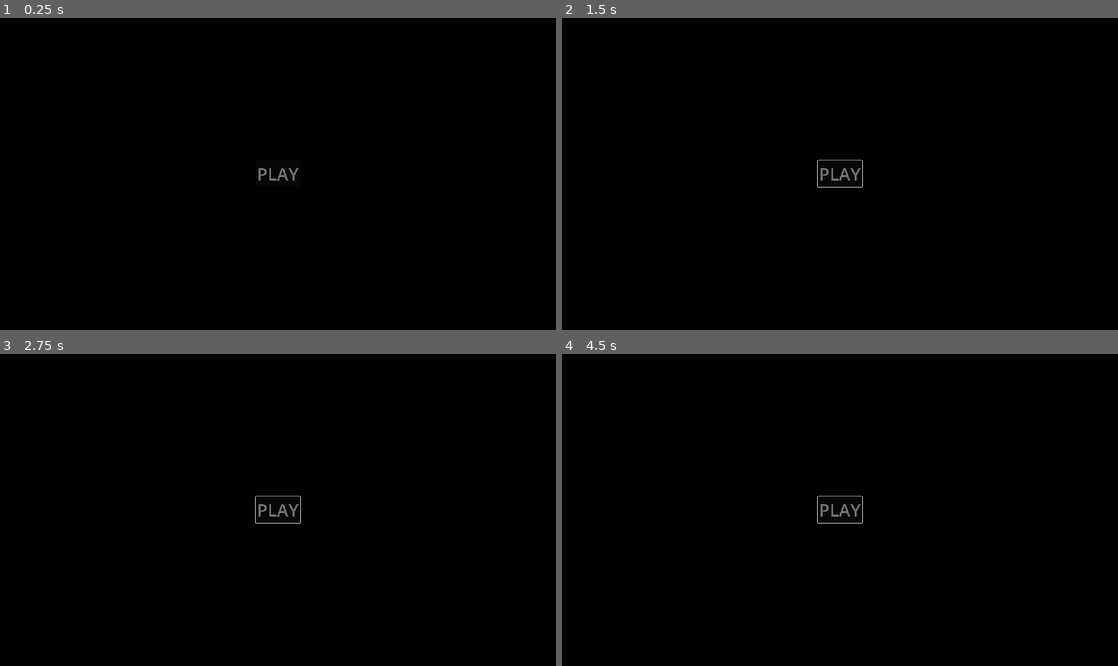
Above: before the commit, frames 1-4 (two rows, left to right).
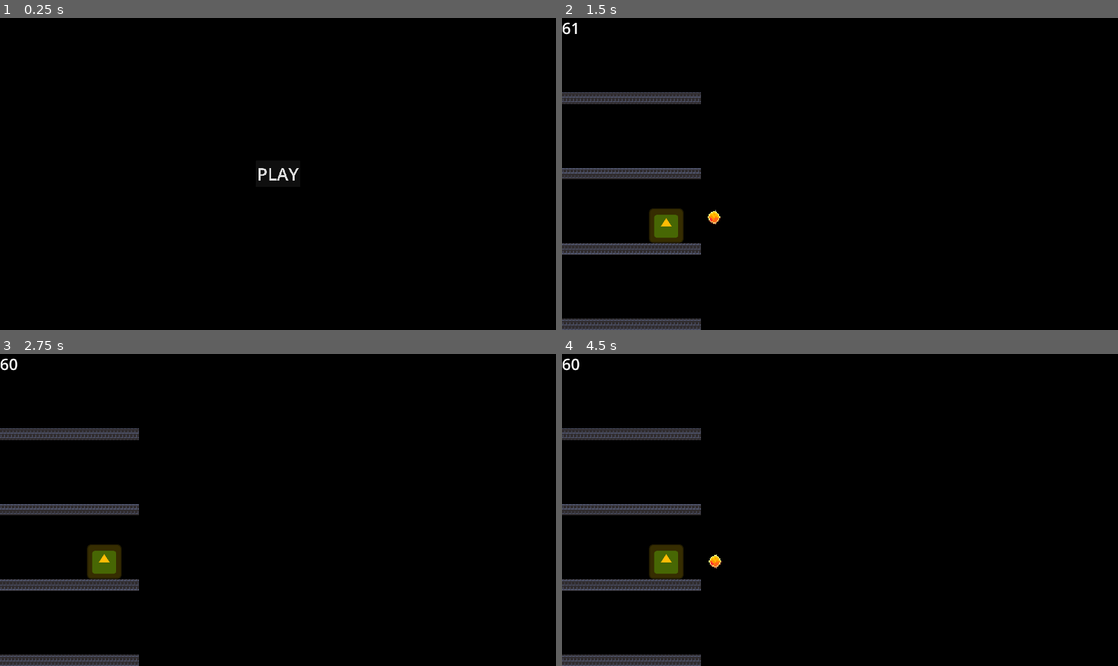
Above: after the commit, the same moments.

Repository: 0-Vanes-0/runner
Game: Godot game, scene res://src/scenes/main_menu.tscn
The game is run twice, just before and just after one commit, with the same random seed, the same clock (stepped at 60 frames per second) and the same inputs. The engine's default icon, where the game draws it, is replaced by a stand-in: a white triangle on a blue panel in a dark square.
Inputs (mouse positions are in pixels of both pictures, inside the frame that each line leads up to):
- Up to frame 1 (0.25 s): no input
- Up to frame 2 (1.5 s): click (840, 174) at 0.5 s, where only the run after the commit has a clickable "PLAY"; move the mouse to (962, 158) at 1.27 s; click (962, 158) at 1.42 s
- Up to frame 3 (2.75 s): drag from (166, 525) to (250, 572) at 2.02 s
- Up to frame 4 (4.5 s): tap Enter at 2.75 s; move the mouse to (895, 441) at 2.77 s; click (895, 441) at 2.92 s; drag from (812, 572) to (673, 463) at 3.52 s; tap Space at 4.25 s; move the mouse to (1006, 556) at 4.27 s; click (1006, 556) at 4.42 s

The runs differ from the first frame. In frame 1, 0.1% of the frame differs, in the area x 46-54%, y 48-53%; in frame 2, 4.7%; in frame 3, 4.7%; in frame 4, 4.7%, in the area x 0-55%, y 1-100%.

Commit message:
Стрельба
• Добавлен полёт снарядов
• Игрок сохранён как сцена

Diff:
--- a/assets/Preloader.tscn
+++ b/assets/Preloader.tscn
@@ -1,8 +1,8 @@
-[gd_scene load_steps=5 format=3 uid="uid://bdd0vwekt3gds"]
+[gd_scene load_steps=5 format=3]
 
 [ext_resource type="Script" path="res://assets/preloader.gd" id="1_1x2in"]
 [ext_resource type="PackedScene" uid="uid://dxqll81u0kwn8" path="res://src/gameplay/enviroment/platform.tscn" id="2_nw0x7"]
-[ext_resource type="PackedScene" uid="uid://duibtqoink1qm" path="res://src/game.tscn" id="3_m0eon"]
+[ext_resource type="PackedScene" uid="uid://cw8ujdd0tak01" path="res://src/scenes/game.tscn" id="3_m0eon"]
 [ext_resource type="Texture2D" uid="uid://b6uchnpspnh85" path="res://assets/sprites/fire_orb.png" id="4_haqrm"]
 
 [node name="ResourcePreloader" type="Node"]
--- a/src/gameplay/player.gd
+++ b/src/gameplay/player.gd
@@ -1,23 +1,23 @@
 class_name Player
 extends CharacterBody2D
 
-@export var player_control: PlayerSensor
-@export var shoot_control: ShootSensor
+@export var player_sensor: PlayerSensor
+@export var shoot_sensor: ShootSensor
 @export var shoot_field: Node2D
 var gravity = ProjectSettings.get_setting("physics/2d/default_gravity")
 var jump_speed: float
 
 
 func _ready():
-	if player_control == null:
+	if player_sensor == null:
 		print_debug("PlayerSensor is null")
 	else:
-		player_control.swipe.connect(_move_vert)
+		player_sensor.swipe.connect(_move_vert)
 
-	if shoot_control == null:
+	if shoot_sensor == null:
 		print_debug("ShootSensor is null")
 	else:
-		shoot_control.tap.connect(_tap_shoot)
+		shoot_sensor.tap.connect(_tap_shoot)
 
 	if shoot_field == null:
 		print_debug("ShootField is null")
@@ -53,9 +53,6 @@
 
 
 func _tap_shoot(position: Vector2):
-	var projectile := Projectile.new(self, position, Vector2.ZERO, 0, Preloader.fire_orb_texture)
+	var start_position: Vector2 = self.position + $Hitbox.position
+	var projectile := Projectile.new(self, start_position, position, 0, Global.screen_width, Preloader.fire_orb_texture)
 	shoot_field.add_child(projectile)
-#	var spawn_spr := Sprite2D.new()
-#	spawn_spr.texture = Preloader.fire_orb_texture
-#	spawn_spr.position = position
-#	get_tree().current_scene.add_child(spawn_spr)
--- /dev/null
+++ b/src/gameplay/player.tscn
@@ -0,0 +1,31 @@
+[gd_scene load_steps=5 format=3 uid="uid://d3k63gqoyexbb"]
+
+[ext_resource type="Script" path="res://src/gameplay/player.gd" id="1_fgvy3"]
+[ext_resource type="Texture2D" uid="uid://cbdh1xcvs1rij" path="res://icon.svg" id="2_446st"]
+
+[sub_resource type="RectangleShape2D" id="RectangleShape2D_s63ud"]
+size = Vector2(140, 20)
+
+[sub_resource type="RectangleShape2D" id="RectangleShape2D_ek10s"]
+size = Vector2(20, 100)
+
+[node name="Player" type="CharacterBody2D"]
+script = ExtResource("1_fgvy3")
+metadata/_edit_group_ = true
+
+[node name="Sprite2D" type="Sprite2D" parent="."]
+modulate = Color(1, 0.737255, 0.0196078, 1)
+position = Vector2(0, -60)
+scale = Vector2(0.9375, 0.9375)
+texture = ExtResource("2_446st")
+
+[node name="CollisionShape2D" type="CollisionShape2D" parent="."]
+position = Vector2(0, -10)
+shape = SubResource("RectangleShape2D_s63ud")
+
+[node name="Hitbox" type="Area2D" parent="."]
+position = Vector2(40, -60)
+
+[node name="CollisionShape2D" type="CollisionShape2D" parent="Hitbox"]
+shape = SubResource("RectangleShape2D_ek10s")
+debug_color = Color(0.721569, 0.145098, 0.145098, 0.419608)
--- a/src/gameplay/weapon/projectile.gd
+++ b/src/gameplay/weapon/projectile.gd
@@ -5,11 +5,15 @@
 var sprite: Sprite2D
 var visibler: VisibleOnScreenNotifier2D
 
+var direction: Vector2
+var speed: float
 
-func _init(entity_owner: Object, start_position: Vector2, target_position: Vector2, damage: int, texture: Texture2D):
+
+func _init(entity_owner: Object, start_position: Vector2, target_position: Vector2, damage: int, speed: float, texture: Texture2D):
 	super(entity_owner, start_position, target_position, damage)
 	type = ShootType.PROJECTILE_LINEAR
 	self.name = "Projectile"
+	self.speed = speed
 
 	sprite = Sprite2D.new()
 	sprite.texture = texture
@@ -33,10 +37,11 @@
 
 func _ready():
 	self.position = start_position
+	direction = start_position.direction_to(target_position)
 
 
 func _process(delta):
-	pass
+	self.position += direction * speed * delta
 
 
 func _on_screen_exited():
--- a/src/scenes/game.tscn
+++ b/src/scenes/game.tscn
@@ -1,17 +1,10 @@
-[gd_scene load_steps=10 format=3 uid="uid://cw8ujdd0tak01"]
+[gd_scene load_steps=7 format=3 uid="uid://cw8ujdd0tak01"]
 
 [ext_resource type="Script" path="res://src/scenes/game_level_handler.gd" id="1_njpto"]
-[ext_resource type="Script" path="res://src/gameplay/player.gd" id="2_b3rwp"]
-[ext_resource type="Texture2D" uid="uid://cbdh1xcvs1rij" path="res://icon.svg" id="3_8js7u"]
+[ext_resource type="PackedScene" uid="uid://d3k63gqoyexbb" path="res://src/gameplay/player.tscn" id="2_ws7xf"]
 [ext_resource type="Script" path="res://src/controls/player_sensor.gd" id="4_8ttyi"]
 [ext_resource type="Script" path="res://src/controls/shoot_sensor.gd" id="5_ysdi3"]
 [ext_resource type="Script" path="res://src/fps.gd" id="6_mpehs"]
-
-[sub_resource type="RectangleShape2D" id="RectangleShape2D_s63ud"]
-size = Vector2(140, 20)
-
-[sub_resource type="RectangleShape2D" id="RectangleShape2D_ek10s"]
-size = Vector2(20, 100)
 
 [sub_resource type="LabelSettings" id="LabelSettings_aavuu"]
 font_size = 60
@@ -26,30 +19,11 @@
 
 [node name="Enemies" type="Node2D" parent="Level"]
 
-[node name="Player" type="CharacterBody2D" parent="Level" node_paths=PackedStringArray("player_control", "shoot_control", "shoot_field")]
-position = Vector2(240, 0)
-script = ExtResource("2_b3rwp")
-player_control = NodePath("../../PlayerSensor")
-shoot_control = NodePath("../../ShootSensor")
+[node name="Player" parent="Level" node_paths=PackedStringArray("player_sensor", "shoot_sensor", "shoot_field") instance=ExtResource("2_ws7xf")]
+position = Vector2(360, 0)
+player_sensor = NodePath("../../PlayerSensor")
+shoot_sensor = NodePath("../../ShootSensor")
 shoot_field = NodePath("../ShootField")
-metadata/_edit_group_ = true
-
-[node name="Sprite2D" type="Sprite2D" parent="Level/Player"]
-modulate = Color(1, 0.737255, 0.0196078, 1)
-position = Vector2(0, -60)
-scale = Vector2(0.9375, 0.9375)
-texture = ExtResource("3_8js7u")
-
-[node name="CollisionShape2D" type="CollisionShape2D" parent="Level/Player"]
-position = Vector2(0, -10)
-shape = SubResource("RectangleShape2D_s63ud")
-
-[node name="Hitbox" type="Area2D" parent="Level/Player"]
-position = Vector2(40, -60)
-
-[node name="CollisionShape2D" type="CollisionShape2D" parent="Level/Player/Hitbox"]
-shape = SubResource("RectangleShape2D_ek10s")
-debug_color = Color(0.721569, 0.145098, 0.145098, 0.419608)
 
 [node name="ShootField" type="Node2D" parent="Level"]
 
